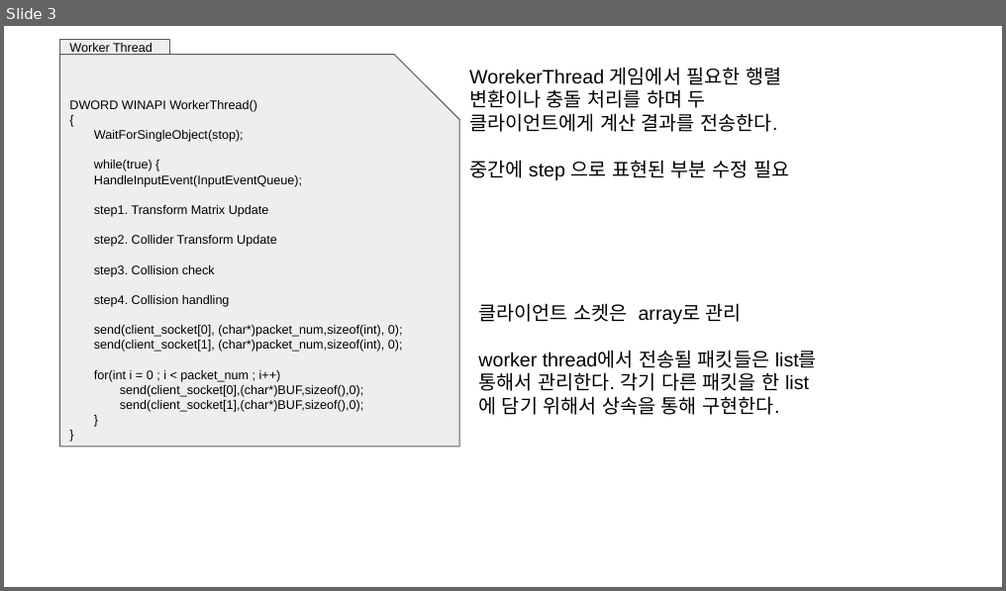
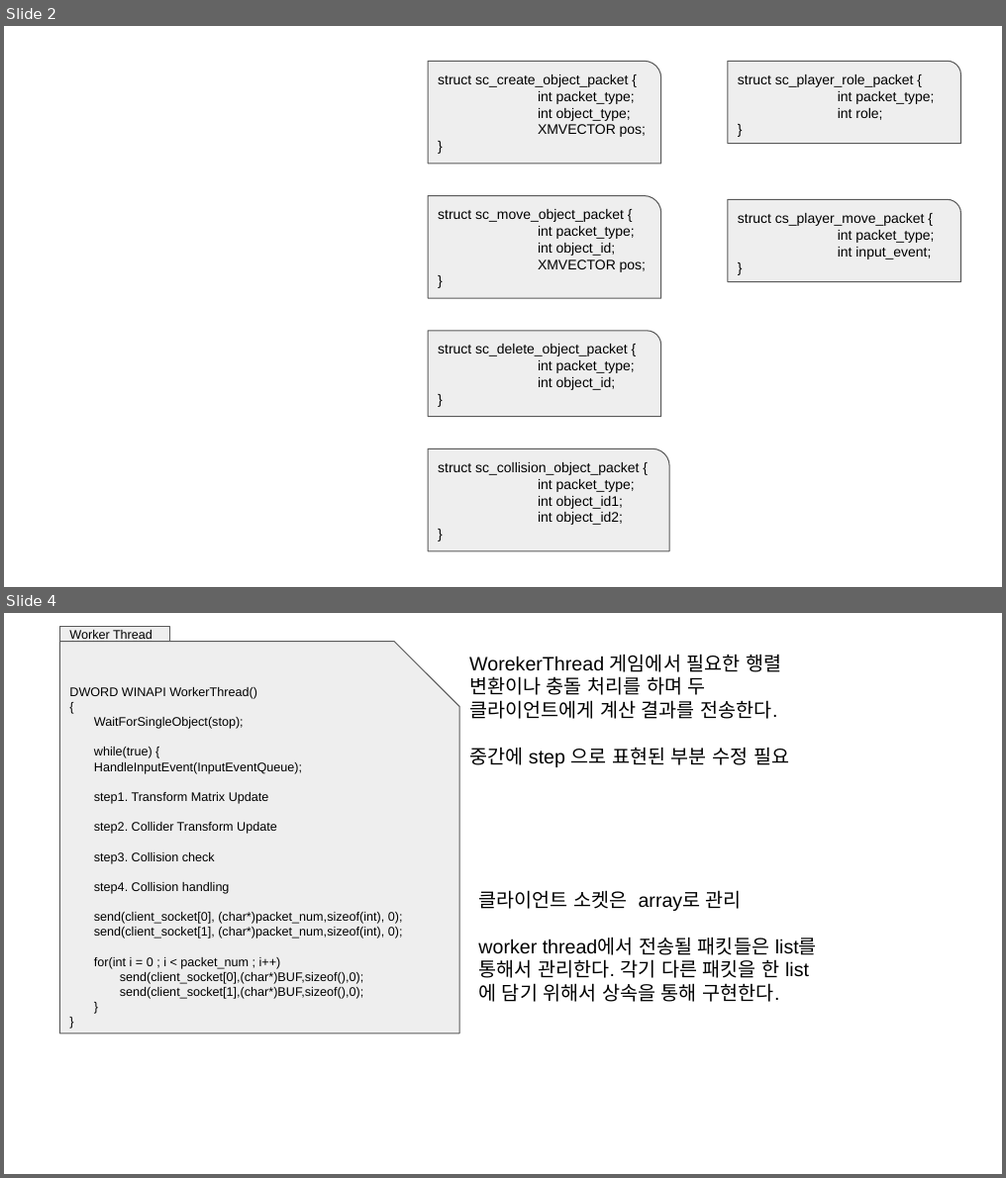
Before and after one commit to KimDJ7105/2023_network_game_project, a slide deck: 임시 로우레벨디자인.pptx. Shown one above the other, each under a label of ours: slide 3 before the commit, slides 2 and 4 after it; the slides between them are not shown. The pictures are 1006x591 and 1006x1178 pixels, drawn with LibreOffice and Linux fonts; fonts in the diff are those of the drawing. Boxes give left, top, right and bottom in pixels: in the first picture for what was removed or moved away, otherwise in the second. Text is boxed around its words. In the diff, an @@ line names an element or a change of style, - is before the commit and + after.

```diff
--- a/임시 로우레벨디자인.pptx
+++ b/임시 로우레벨디자인.pptx
@@ slide 2 added at (x1=4, y1=26, x2=1002, y2=587), background #FFFFFF @@
@@ round rect added at (x1=428, y1=61, x2=661, y2=164), fill #EEEEEE, outline #595959 0.75 pt, 10 pt, text #000000 @@
+struct sc_create_object_packet {
+int packet_type;
+int object_type;
+XMVECTOR pos;
+}
@@ round rect added at (x1=728, y1=61, x2=961, y2=144), fill #EEEEEE, outline #595959 0.75 pt, 10 pt, text #000000 @@
+struct sc_player_role_packet {
+int packet_type;
+int role;
+}
@@ round rect added at (x1=428, y1=195, x2=661, y2=298), fill #EEEEEE, outline #595959 0.75 pt, 10 pt, text #000000 @@
+struct sc_move_object_packet {
+int packet_type;
+int object_id;
+XMVECTOR pos;
+}
@@ round rect added at (x1=728, y1=199, x2=961, y2=282), fill #EEEEEE, outline #595959 0.75 pt, 10 pt, text #000000 @@
+struct cs_player_move_packet {
+int packet_type;
+int input_event;
+}
@@ round rect added at (x1=428, y1=330, x2=661, y2=416), fill #EEEEEE, outline #595959 0.75 pt, 10 pt, text #000000 @@
+struct sc_delete_object_packet {
+int packet_type;
+int object_id;
+}
@@ round rect added at (x1=428, y1=449, x2=669, y2=552), fill #EEEEEE, outline #595959 0.75 pt, 10 pt, text #000000 @@
+struct sc_collision_object_packet {
+int packet_type;
+int object_id1;
+int object_id2;
+}
@@ what was slide 3 is now slide 4 @@
```
Also in this commit, not shown: 2 slides changed.
